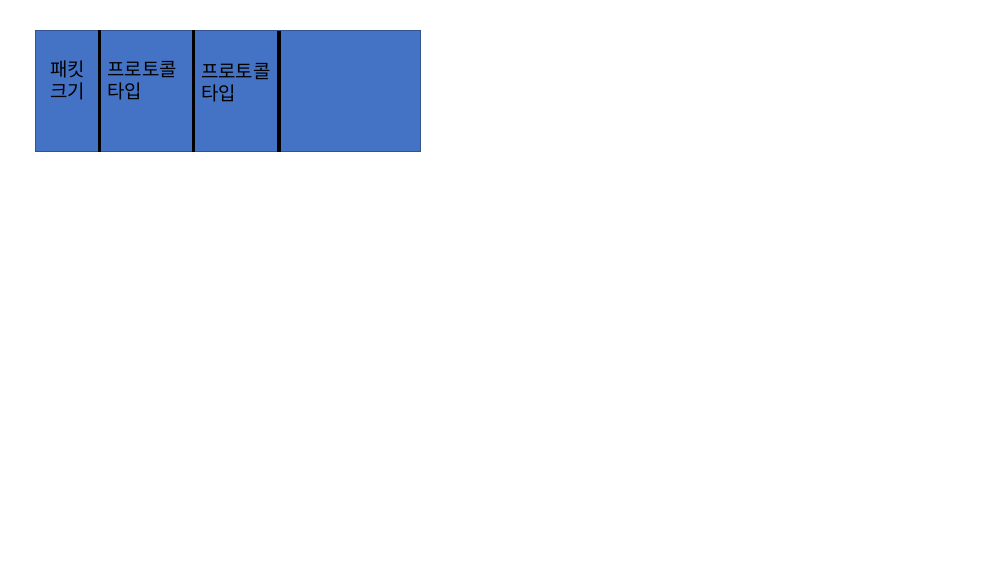
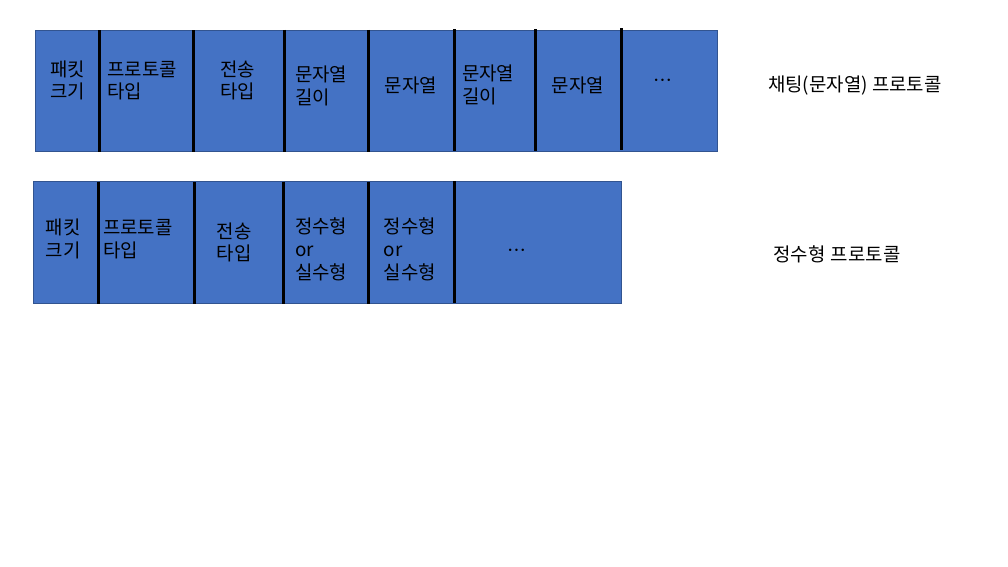
Before and after one commit to iris4865/H.A.S, a slide deck: slide 4 of 분산서버 구조 및 송수신데이터.pptx. Drawn at 1008x567 pixels with LibreOffice and Linux fonts; fonts in the diff are those of the drawing. Boxes give left, top, right and bottom in pixels: in the first picture for what was removed or moved away, otherwise in the second. Text is boxed around its words. In the diff, an @@ line names an element or a change of style, - is before the commit and + after.

Commit message:
프로토콜 종류에 따른 내용과 통신과정 그려봄....

```diff
--- a/분산서버 구조 및 송수신데이터.pptx
+++ b/분산서버 구조 및 송수신데이터.pptx
@@ line added from (454, 29) to (454, 151), #000000 3 pt @@
@@ line added from (535, 29) to (535, 151), #000000 3 pt @@
@@ line added from (622, 28) to (622, 150), #000000 3 pt @@
@@ rectangle: place and size @@
-rectangle at box(36, 30, 421, 152)
+rectangle at box(36, 30, 718, 152)
@@ line added from (284, 30) to (284, 152), #000000 3 pt @@
@@ line moved from (279, 30) - (279, 153) to (369, 30) - (369, 152) @@
@@ text added at box(220, 60, 255, 100), 18 pt, text #000000 @@
+전송타입
@@ text added at box(295, 65, 347, 106), 18 pt, text #000000 @@
+문자열길이
@@ text added at box(385, 76, 437, 94), 18 pt, text #000000 @@
+문자열
@@ text added at box(462, 64, 514, 105), 18 pt, text #000000 @@
+문자열길이
@@ text added at box(552, 76, 604, 94), 18 pt, text #000000 @@
+문자열
@@ text added at box(646, 64, 751, 95), 18 pt, text #000000 @@
+…
@@ text added at box(768, 75, 942, 95), 18 pt, text #000000 @@
+채팅(문자열) 프로토콜
@@ rectangle added at box(33, 181, 622, 303), fill #4472C4, outline #325491 1 pt @@
@@ line added from (98, 181) to (98, 304), #000000 3 pt @@
@@ line added from (195, 182) to (195, 304), #000000 3 pt @@
@@ line added from (284, 181) to (284, 304), #000000 3 pt @@
@@ line added from (369, 182) to (369, 304), #000000 3 pt @@
@@ line added from (454, 181) to (454, 303), #000000 3 pt @@
@@ text added at box(46, 218, 81, 259), 18 pt, text #000000 @@
+패킷크기
@@ text "프로토콜": place and size @@
-text "프로토콜" at box(201, 63, 271, 102)
+text "프로토콜" at box(103, 219, 173, 259)
@@ text added at box(217, 222, 252, 262), 18 pt, text #000000 @@
+전송타입
@@ text added at box(295, 217, 347, 281), 18 pt, text #000000 @@
+정수형 or
+실수형
@@ text added at box(384, 217, 436, 281), 18 pt, text #000000 @@
+정수형 or
+실수형
@@ text added at box(500, 234, 605, 265), 18 pt, text #000000 @@
+…
@@ text added at box(773, 245, 901, 263), 18 pt, text #000000 @@
+정수형 프로토콜
```
Also in this commit, not shown: 8 slides added.
